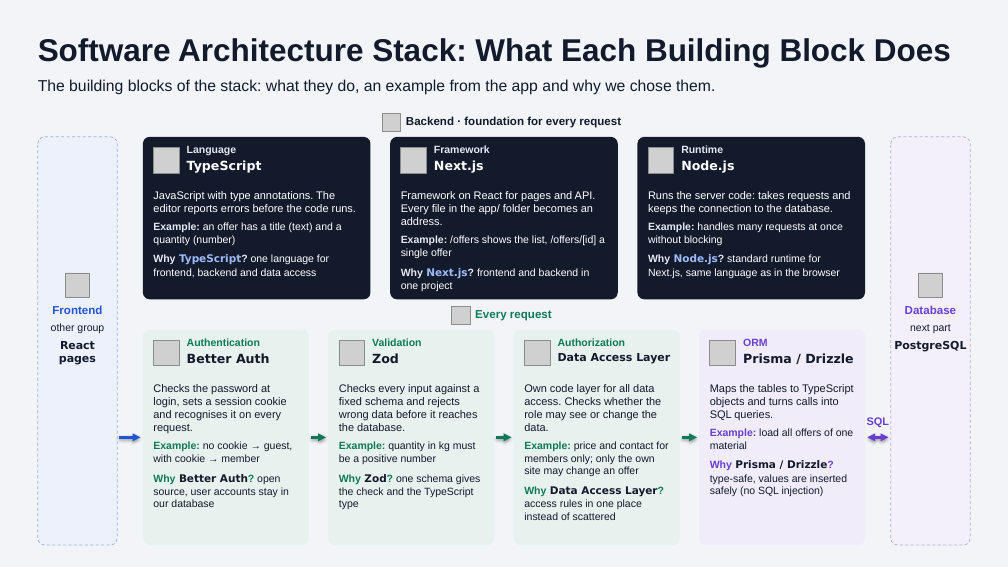
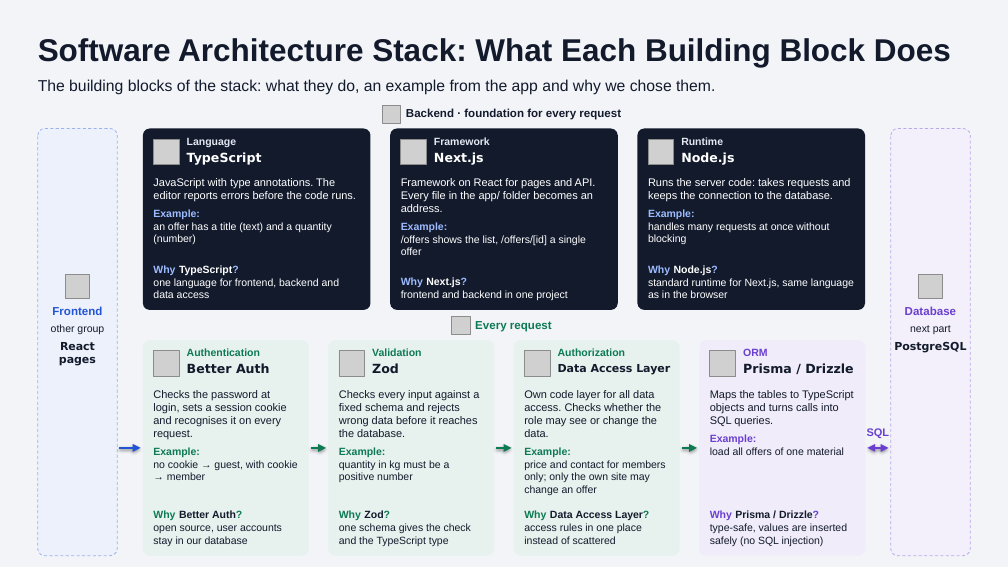
Before and after one commit to lu4k87/__project_applied_research, a slide deck: slide 2 of Praesentation/folien/App-Architecture-EN.pptx. Drawn at 1008x567 pixels with LibreOffice and Linux fonts; fonts in the diff are those of the drawing; grey boxes stand for pictures. Boxes give left, top, right and bottom in pixels: in the first picture for what was removed or moved away, otherwise in the second. Text is boxed around its words. In the diff, an @@ line names an element or a change of style, - is before the commit and + after.

```diff
--- a/Praesentation/folien/App-Architecture-EN.pptx
+++ b/Praesentation/folien/App-Architecture-EN.pptx
@@ rounded rectangle: place and size @@
-rounded rectangle at (38,137,117,545)
+rounded rectangle at (38,129,117,556)
@@ rounded rectangle: place and size @@
-rounded rectangle at (143,137,371,299)
+rounded rectangle at (143,129,371,310)
@@ rounded rectangle: place and size @@
-rounded rectangle at (390,137,618,299)
+rounded rectangle at (390,129,618,310)
@@ proportions changed in 3 elements at (143,129,371,310), (390,129,618,310), (637,129,865,310) @@
@@ rounded rectangle: place and size @@
-rounded rectangle at (637,137,865,299)
+rounded rectangle at (637,129,865,310)
@@ rounded rectangle: place and size @@
-rounded rectangle at (891,137,970,545)
+rounded rectangle at (891,129,970,556)
@@ text "JavaScript with type annotations. The ...": place and size @@
-text "JavaScript with type annotations. The ..." at (153,191,356,277)
+text "JavaScript with type annotations. The ..." at (153,178,356,244)
@@ text "Framework on React for pages ...": place and size @@
-text "Framework on React for pages ..." at (401,191,605,291)
+text "Framework on React for pages ..." at (401,178,596,255)
@@ text "Runs the server code: takes ...": place and size @@
-text "Runs the server code: takes ..." at (648,191,850,278)
+text "Runs the server code: takes ..." at (648,178,850,244)
@@ 7 texts, 4 pictures: place and size @@
-7 texts, 4 pictures at (154,113,734,173)
+7 texts, 4 pictures at (154,105,734,165)
@@ text at (153,209,332,244): text colour #E3E8F2 to #9DBBFF in "Example:" @@
@@ text at (648,209,829,244): text colour #E3E8F2 to #9DBBFF in "Example:" @@
@@ text at (401,222,586,255): text colour #E3E8F2 to #9DBBFF in "Example:" @@
@@ text at (153,254,329,277): paragraph removed @@
-Why TypeScript? one language for frontend, backend and data access
@@ text added at (153,265,339,298), 10 pt, text #FFFFFF @@
+Why TypeScript?
+one language for frontend, backend and data access
@@ text at (401,268,589,291): paragraph removed @@
-Why Next.js? frontend and backend in one project
@@ text at (648,254,840,278): paragraph removed @@
-Why Node.js? standard runtime for Next.js, same language as in the browser
@@ text added at (648,265,854,298), 10 pt, text #FFFFFF @@
+Why Node.js?
+standard runtime for Next.js, same language as in the browser
@@ text added at (401,277,567,300), 10 pt, text #FFFFFF @@
+Why Next.js?
+frontend and backend in one project
@@ 10 texts, 5 pictures, 4 rounded rectangles, 2 arrows, 1 double arrow: place and size @@
-10 texts, 5 pictures, 4 rounded rectangles, 2 arrows, 1 double arrow at (119,306,890,545)
+10 texts, 5 pictures, 4 rounded rectangles, 2 arrows, 1 double arrow at (119,317,890,556)
@@ arrow moved from (682, 438) - (697, 438) to (497, 448) - (512, 448) @@
@@ arrow moved from (497, 438) - (512, 438) to (682, 448) - (697, 448) @@
@@ text at (153,474,289,507): paragraph removed @@
-Why Better Auth? open source, user accounts stay in our database
@@ text at (339,474,480,509): paragraph removed @@
-Why Zod? one schema gives the check and the TypeScript type
@@ text at (710,460,847,496): paragraph removed @@
-Why Prisma / Drizzle? type-safe, values are inserted safely (no SQL injection)
@@ text at (524,486,664,520): paragraph removed @@
-Why Data Access Layer? access rules in one place instead of scattered
@@ text added at (153,510,282,546), 10 pt, text #121A2C @@
+Why Better Auth?
+open source, user accounts stay in our database
@@ text added at (339,510,471,546), 10 pt, text #121A2C @@
+Why Zod?
+one schema gives the check and the TypeScript type
@@ text added at (524,510,649,544), 10 pt, text #121A2C @@
+Why Data Access Layer?
+access rules in one place instead of scattered
@@ text added at (710,510,847,546), 10 pt, text #121A2C @@
+Why Prisma / Drizzle?
+type-safe, values are inserted safely (no SQL injection)
```
Also in this commit, not shown: 4 other files.
